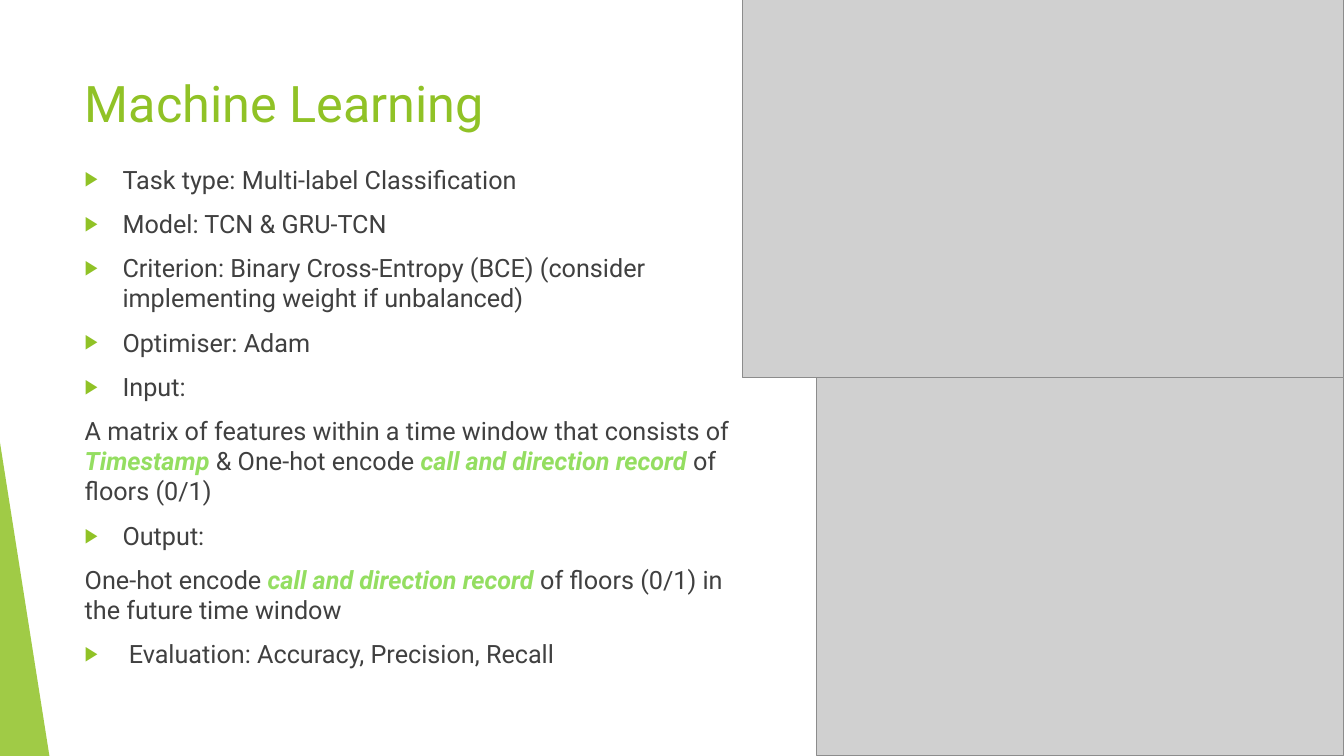
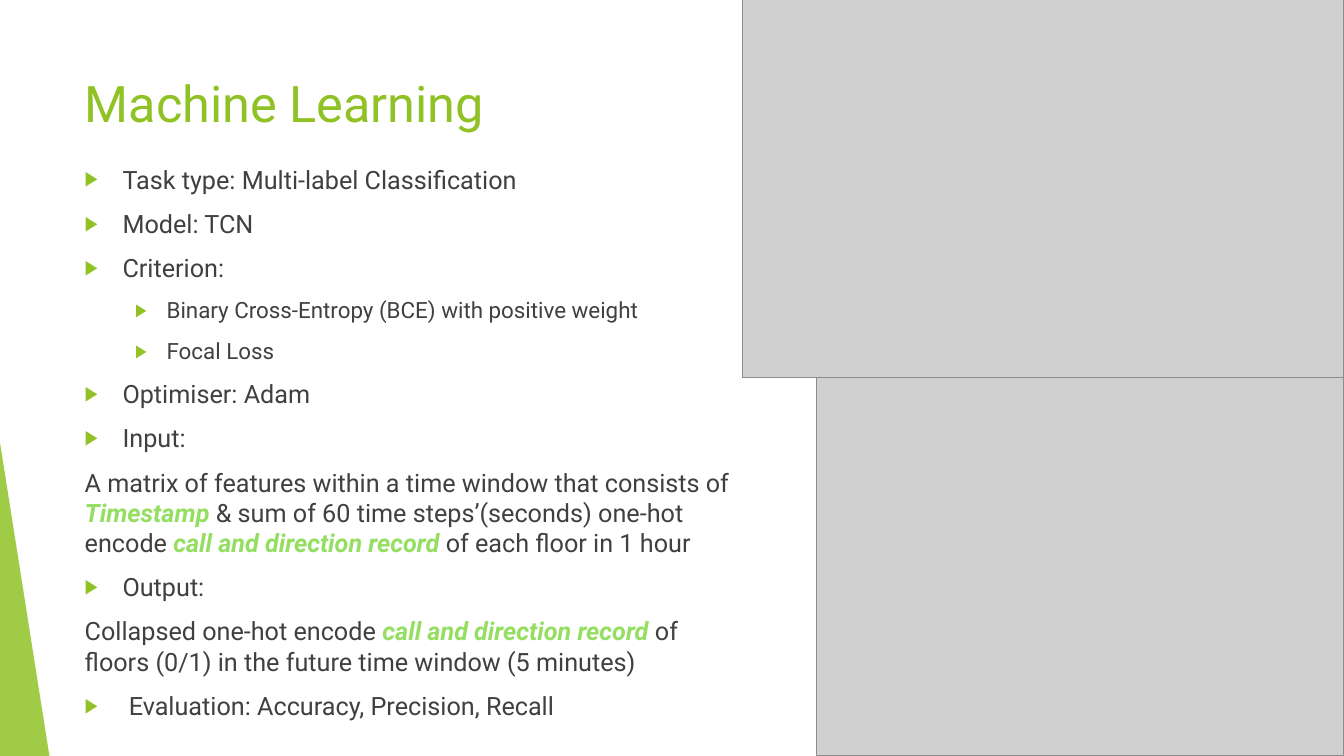
Before and after one commit to yeeislazy/TCN_based_predictive_idle_elevator_reposition_system, a slide deck: slide 16 of TenYeeChern_0381084_CapstoneIPresentation.pptx. Drawn at 1344x756 pixels with LibreOffice and Linux fonts; fonts in the diff are those of the drawing; grey boxes stand for pictures. Boxes give left, top, right and bottom in pixels: in the first picture for what was removed or moved away, otherwise in the second. Text is boxed around its words. In the diff, an @@ line names an element or a change of style, - is before the commit and + after.

```diff
--- a/TenYeeChern_0381084_CapstoneIPresentation.pptx
+++ b/TenYeeChern_0381084_CapstoneIPresentation.pptx
@@ text at (123, 214, 638, 359): text changed; size 18 to 16 pt @@
-▶ Model: TCN & GRU-TCN
-▶ Criterion: Binary Cross-Entropy (BCE) (consider implementing weight if unbalanced)
+▶ Model: TCN
+▶ Criterion:
+  ▶ Binary Cross-Entropy (BCE) with positive weight
+  ▶ Focal Loss
@@ text at (85, 473, 729, 553): text changed @@
-A matrix of features within a time window that consists of Timestamp & One-hot encode call and direction record of floors (0/1)
+A matrix of features within a time window that consists of Timestamp & sum of 60 time steps’(seconds) one-hot encode call and direction record of each floor in 1 hour
@@ text at (85, 621, 678, 677): text changed @@
-One-hot encode call and direction record of floors (0/1) in the future time window
+Collapsed one-hot encode call and direction record of floors (0/1) in the future time window (5 minutes)
```
Also in this commit, not shown: 1 other file.
